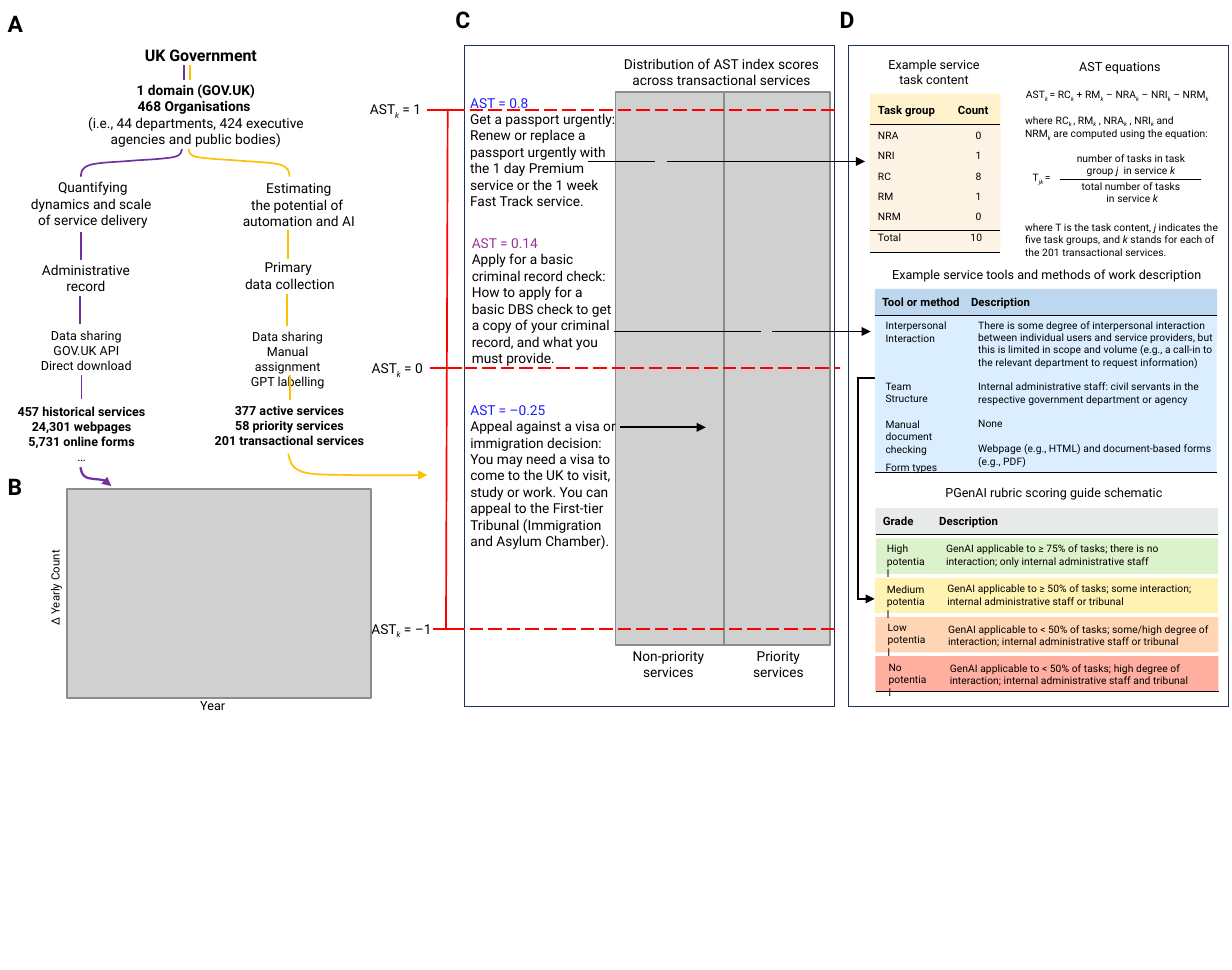
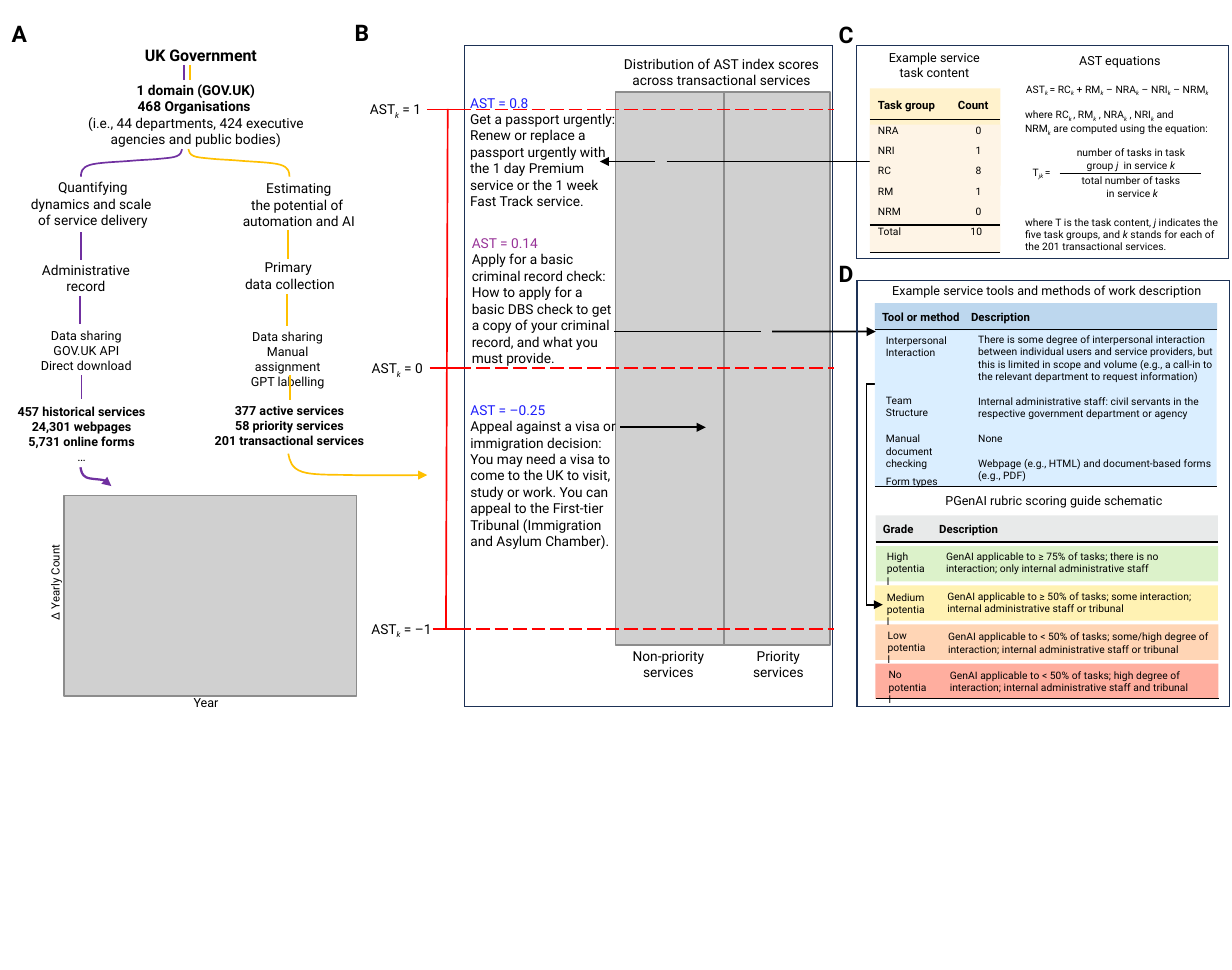
Before and after one commit to ai-for-public-services/structural-insights-into-uk-gov, a slide deck: slide 1 of reports/2023-desindex-figures-v2.pptx. Drawn at 1232x970 pixels with LibreOffice and Linux fonts; fonts in the diff are those of the drawing; grey boxes stand for pictures. Boxes give left, top, right and bottom in pixels: in the first picture for what was removed or moved away, otherwise in the second. Text is boxed around its words. In the diff, an @@ line names an element or a change of style, - is before the commit and + after.

```diff
--- a/reports/2023-desindex-figures-v2.pptx
+++ b/reports/2023-desindex-figures-v2.pptx
@@ text "A" moved from (x1=8, y1=15, x2=23, y2=32) to (x1=12, y1=25, x2=27, y2=42) @@
@@ text "B" moved from (x1=8, y1=478, x2=23, y2=495) to (x1=355, y1=24, x2=370, y2=41) @@
@@ text "C" moved from (x1=455, y1=11, x2=470, y2=29) to (x1=839, y1=26, x2=854, y2=44) @@
@@ text "Example service" moved from (x1=888, y1=59, x2=980, y2=84) to (x1=889, y1=52, x2=980, y2=77) @@
@@ rectangle resized from (x1=849, y1=46, x2=1230, y2=708) to (x1=856, y1=46, x2=1229, y2=260) @@
@@ line moved from (432, 110) - (834, 110) to (439, 110) - (834, 110) @@
@@ 7 texts, 3 lines, 1 rectangle moved together from (x1=48, y1=62, x2=1232, y2=625) to (x1=48, y1=56, x2=1232, y2=620) @@
@@ line moved from (588, 161) - (655, 161) to (600, 161) - (655, 161) @@
@@ line (600, 161) - (655, 161): line to arrow @@
@@ arrow moved from (667, 161) - (866, 161) to (667, 161) - (882, 161) @@
@@ arrow (667, 161) - (882, 161): arrow to line @@
@@ text "D" moved from (x1=840, y1=11, x2=855, y2=28) to (x1=839, y1=265, x2=854, y2=282) @@
@@ rectangle resized from (x1=876, y1=509, x2=1217, y2=536) to (x1=857, y1=281, x2=1230, y2=708) @@
@@ rectangle at (x1=857, y1=281, x2=1230, y2=708): fill #DCF2CA to none; outline none to #1E3256 0.5 pt @@
@@ 4 texts, 2 lines, 2 rectangles moved together from (x1=876, y1=269, x2=1217, y2=473) to (x1=876, y1=285, x2=1217, y2=487) @@
@@ arrow moved from (772, 332) - (871, 332) to (772, 332) - (876, 332) @@
@@ line moved from (445, 368) - (841, 368) to (440, 368) - (834, 368) @@
@@ 2 lines, 1 arrow moved together from (x1=859, y1=378, x2=887, y2=600) to (x1=867, y1=383, x2=895, y2=606) @@
@@ picture resized from (x1=67, y1=490, x2=371, y2=698) to (x1=64, y1=496, x2=356, y2=696) @@
@@ 3 texts, 3 rectangles moved together from (x1=876, y1=487, x2=1219, y2=671) to (x1=876, y1=495, x2=1219, y2=678) @@
@@ line moved from (432, 629) - (834, 629) to (439, 629) - (834, 629) @@
@@ text "Year" moved from (x1=200, y1=698, x2=225, y2=710) to (x1=194, y1=696, x2=219, y2=707) @@
@@ 7 texts, 2 rectangles, 2 lines moved together from (x1=876, y1=508, x2=1219, y2=692) to (x1=876, y1=516, x2=1219, y2=700) @@
```
Also in this commit, not shown: 1 other slide changed, 1 slide added, 1 slide removed, 11 other files.
